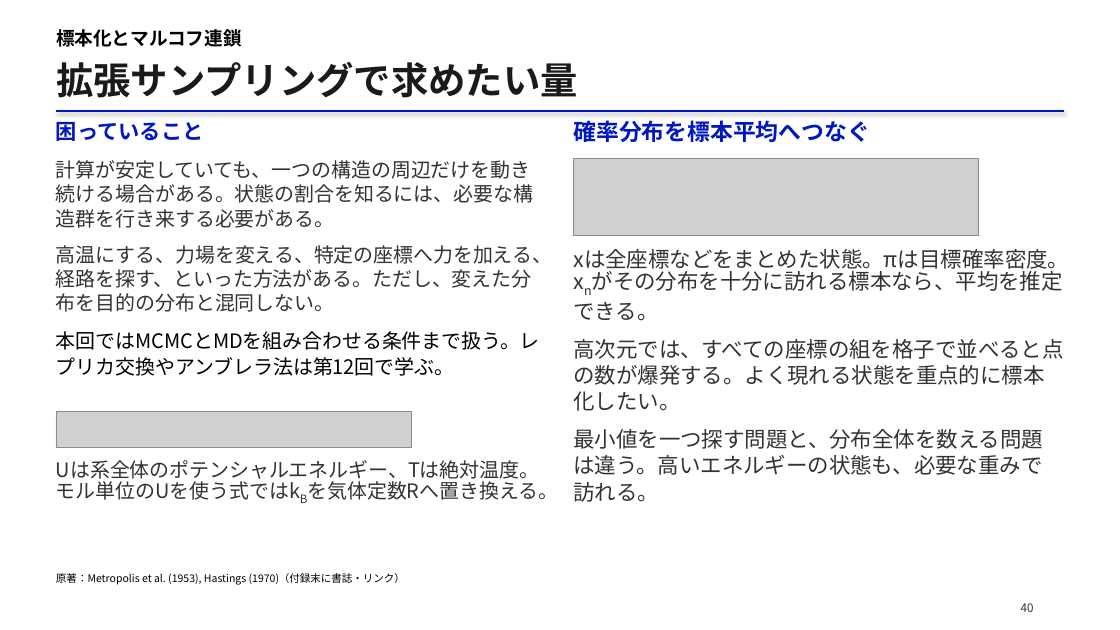
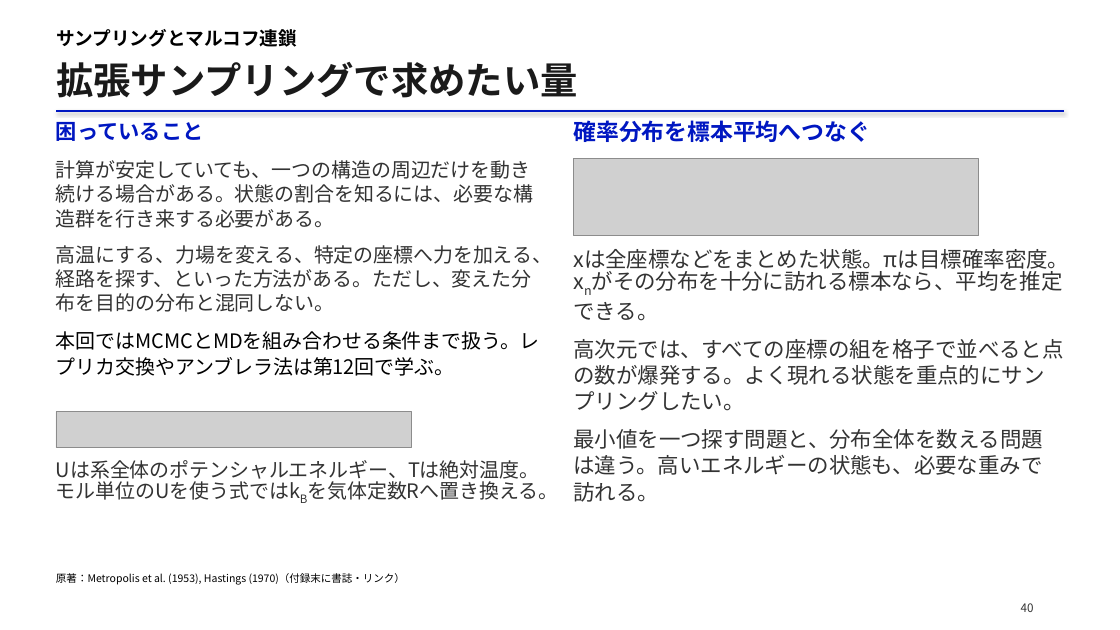
Before and after one commit to matsunagalab/lecture_bioinfo, a slide deck: slide 40 of 10_構造の分布を計算する/10_構造の分布を計算する.pptx. Drawn at 1120x630 pixels with LibreOffice and Linux fonts; fonts in the diff are those of the drawing; grey boxes stand for pictures. Boxes give left, top, right and bottom in pixels: in the first picture for what was removed or moved away, otherwise in the second. Text is boxed around its words. In the diff, an @@ line names an element or a change of style, - is before the commit and + after.

```diff
--- a/10_構造の分布を計算する/10_構造の分布を計算する.pptx
+++ b/10_構造の分布を計算する/10_構造の分布を計算する.pptx
@@ text at [56, 29, 297, 47]: text changed @@
-標本化とマルコフ連鎖
+サンプリングとマルコフ連鎖
@@ text at [573, 339, 1063, 411]: text changed @@
-高次元では、すべての座標の組を格子で並べると点の数が爆発する。よく現れる状態を重点的に標本化したい。
+高次元では、すべての座標の組を格子で並べると点の数が爆発する。よく現れる状態を重点的にサンプリングしたい。
```
Also in this commit, not shown: 18 other slides changed, 27 other files.
